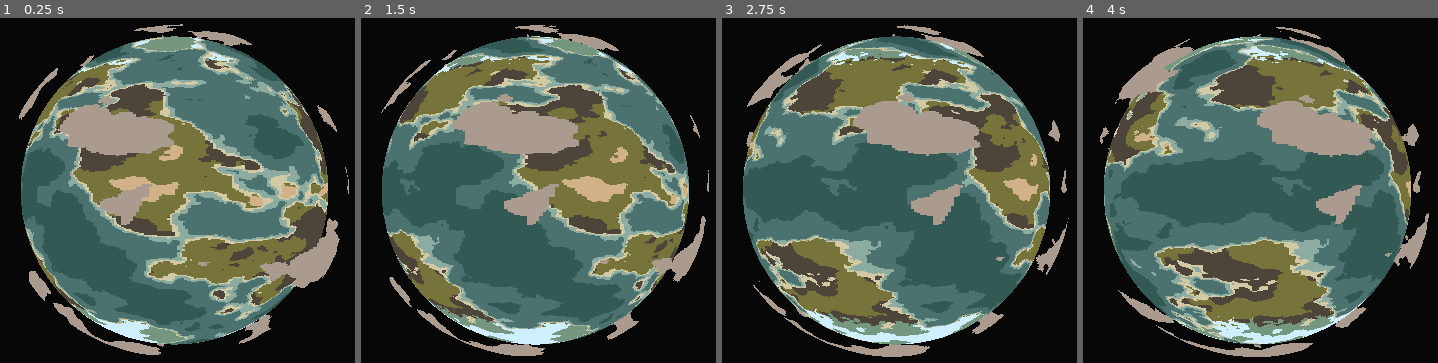
Above: before the commit, frames 1-4 (left to right).
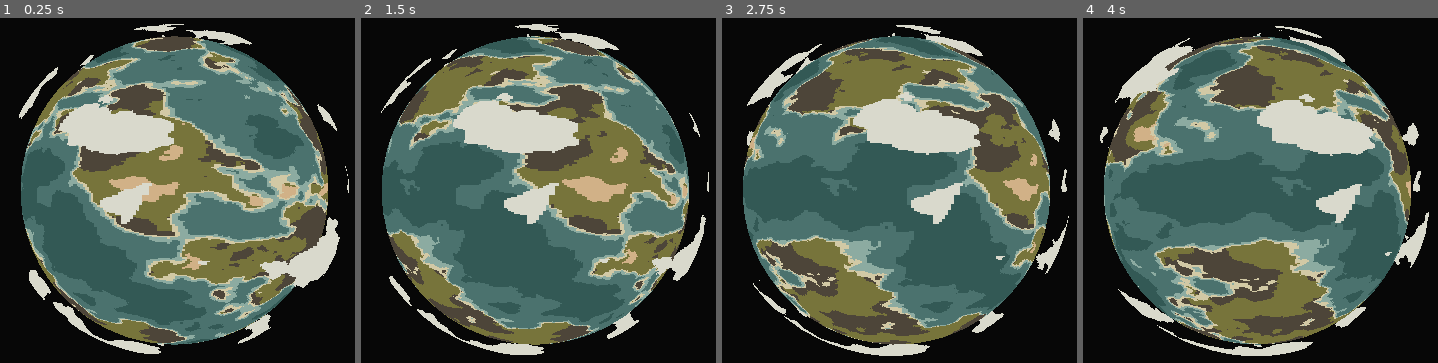
Above: after the commit, the same moments.

Repository: OccultParrot/pixel-planet
Game: Godot game, scene res://scenes/root.tscn
Same seed, same stepped clock (60 frames per second), same inputs: the game is played once before the commit and once after it.
Inputs:
- Up to frame 1 (0.25 s): no input
- Up to frame 2 (1.5 s): tap Enter at 0.5 s
- Up to frame 3 (2.75 s): no input
- Up to frame 4 (4 s): no input

The runs differ from the first frame. In frame 1, 11% of the frame differs, in the area x 5-99%, y 1-98%; in frame 2, 11%; in frame 3, 11%; in frame 4, 11%, in the area x 4-98%, y 2-99%.

Commit message:
Working on making shader uniforms editable via root script

Diff:
--- a/scenes/root.tscn
+++ b/scenes/root.tscn
@@ -19,7 +19,7 @@
 shader_parameter/noise = SubResource("NoiseTexture2D_jh1ax")
 shader_parameter/pixel_size = 600
 shader_parameter/cloud_threshold = 0.7
-shader_parameter/cloud_color = Color(0.670588, 0.607843, 0.556863, 1)
+shader_parameter/cloud_color = Color(0.851563, 0.849613, 0.801666, 1)
 
 [sub_resource type="SphereMesh" id="SphereMesh_j287u"]
 material = SubResource("ShaderMaterial_kycxp")
@@ -55,8 +55,8 @@
 shader_parameter/landmass_noise = SubResource("NoiseTexture2D_kycxp")
 shader_parameter/rainfall_noise = SubResource("NoiseTexture2D_5sfjl")
 shader_parameter/temperature_noise = SubResource("NoiseTexture2D_j287u")
-shader_parameter/temperature_noise_impact = 0.148
-shader_parameter/displacement_coefficient = 0.5
+shader_parameter/temperature_noise_impact = 0.088
+shader_parameter/displacement_coefficient = 0.0
 shader_parameter/landmass_threshold = 0.533
 shader_parameter/beach_width = 0.017
 shader_parameter/shore_width = 0.028
@@ -66,8 +66,8 @@
 shader_parameter/ocean_color = Color(0.294118, 0.447059, 0.431373, 1)
 shader_parameter/deep_ocean_color = Color(0.203705, 0.347656, 0.332892, 1)
 shader_parameter/temperate_color = Color(0.301961, 0.270588, 0.223529, 1)
-shader_parameter/tundra_color = Color(0.8125, 0.938477, 1, 1)
-shader_parameter/cold_color = Color(0.457764, 0.585938, 0.498819, 1)
+shader_parameter/tundra_color = Color(0.550781, 0.484354, 0.223755, 1)
+shader_parameter/cold_color = Color(0.417969, 0.394933, 0.207352, 1)
 shader_parameter/desert_color = Color(0.819608, 0.694118, 0.529412, 1)
 shader_parameter/dry_color = Color(0.466667, 0.454902, 0.231373, 1)
 shader_parameter/DEBUG_temp_gradient = false
@@ -91,18 +91,19 @@
 script = ExtResource("1_kycxp")
 
 [node name="Clouds" type="MeshInstance3D" parent="."]
+transform = Transform3D(1, 0, 0, 0, 1, 0, 0, 0, 1, 0, 0.00218832, 0)
 mesh = SubResource("SphereMesh_j287u")
 script = ExtResource("2_sqa0i")
+
+[node name="Camera3D" type="Camera3D" parent="."]
+transform = Transform3D(1, 0, 0, 0, 1, 0, 0, 0, 1, 0, 0, 1.07301)
+visible = false
 
 [node name="Planet" type="MeshInstance3D" parent="."]
 mesh = SubResource("SphereMesh_vho56")
 script = ExtResource("2_twpsu")
 rotation_speed = 5.0
 
-[node name="Camera3D" type="Camera3D" parent="."]
-transform = Transform3D(1, 0, 0, 0, 1, 0, 0, 0, 1, 0, 0, 1.07301)
-visible = false
-
 [node name="WorldEnvironment" type="WorldEnvironment" parent="."]
 environment = SubResource("Environment_3hfy5")
 
--- a/scripts/root.gd
+++ b/scripts/root.gd
@@ -1,4 +1,40 @@
+@tool
 extends Node3D
+
+func regenerate_shader():
+	print("Hello")
+
+@export_tool_button("Regenerate", "Callable") var regenerate_shader_action = regenerate_shader
+
+@export_category("Planet Noise")
+@export var landmass_noise: FastNoiseLite
+@export var rainfall_noise: FastNoiseLite
+@export var temperature_noise: FastNoiseLite
+@export_range(0.0, 1.0) var temperature_noise_impact: float = 0.5
+@export_range(0.0, 1.0) var displacement_coefficient: float = 0.5
+
+@export_category("Oceans")
+@export var landmass_threshold: float = 0.5
+@export var beach_width: float = 0.017
+@export var shore_width: float = 0.028
+@export var ocean_width: float = 0.13
+
+@export_category("Colors")
+@export var pixel_size: int = 600
+@export var beach_color: Color = Color("d2c9a5")
+@export var shore_color: Color = Color("8caba1")
+@export var ocean_color: Color = Color("4b726e")
+@export var deep_ocean_color: Color = Color("345955")
+@export var dry_color: Color = Color("77743b")
+@export var wet_color: Color = Color("4d4539")
+@export var desert_color: Color = Color("d1b187")
+@export var cold_color: Color = Color("6b6535")
+@export var cold_wet_color: Color = Color("6b6535")
+
+@export_category("DEBUG")
+@export var show_temp = false
+@export var show_rainfall = false
+@export var show_altitude = false
 
 func _unhandled_input(event: InputEvent) -> void:
 	if event is InputEventKey and event.is_pressed():
--- a/shaders/planet.gdshader
+++ b/shaders/planet.gdshader
@@ -1,7 +1,7 @@
 shader_type spatial;
 render_mode unshaded;
 
-uniform int pixel_size = 600;
+uniform int pixel_size: hint_range(0, 1000000, 2) = 600;
 
 group_uniforms Noise;
 uniform sampler2D landmass_noise;
@@ -61,11 +61,11 @@
 	int rainfall_zone = zone(rainfall, 4);
 	int temperature_zone = 4 - zone(temperature, 4);
 
-	if (temperature_zone < 3 && rainfall_zone < 2) return tundra_color;
-	if (temperature_zone < 3 && rainfall_zone >= 2) return cold_color;
-	if (temperature_zone >= 3 && rainfall_zone >= 2) return temperate_color;
+	if (temperature_zone < 2 && rainfall_zone < 2) return tundra_color;
+	if (temperature_zone < 2 && rainfall_zone >= 2) return cold_color;
+	if (temperature_zone >= 2 && rainfall_zone >= 2) return temperate_color;
 	if (temperature_zone == 4 && rainfall_zone < 1) return desert_color;
-	if (temperature_zone >= 3 && rainfall_zone < 2) return dry_color;
+	if (temperature_zone >= 2 && rainfall_zone < 2) return dry_color;
 
 
 
